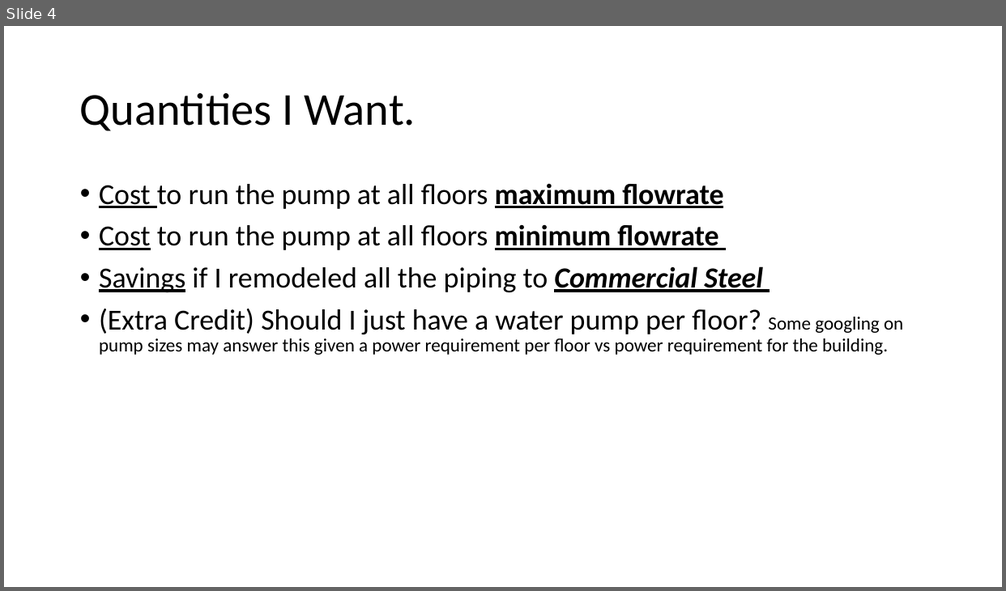
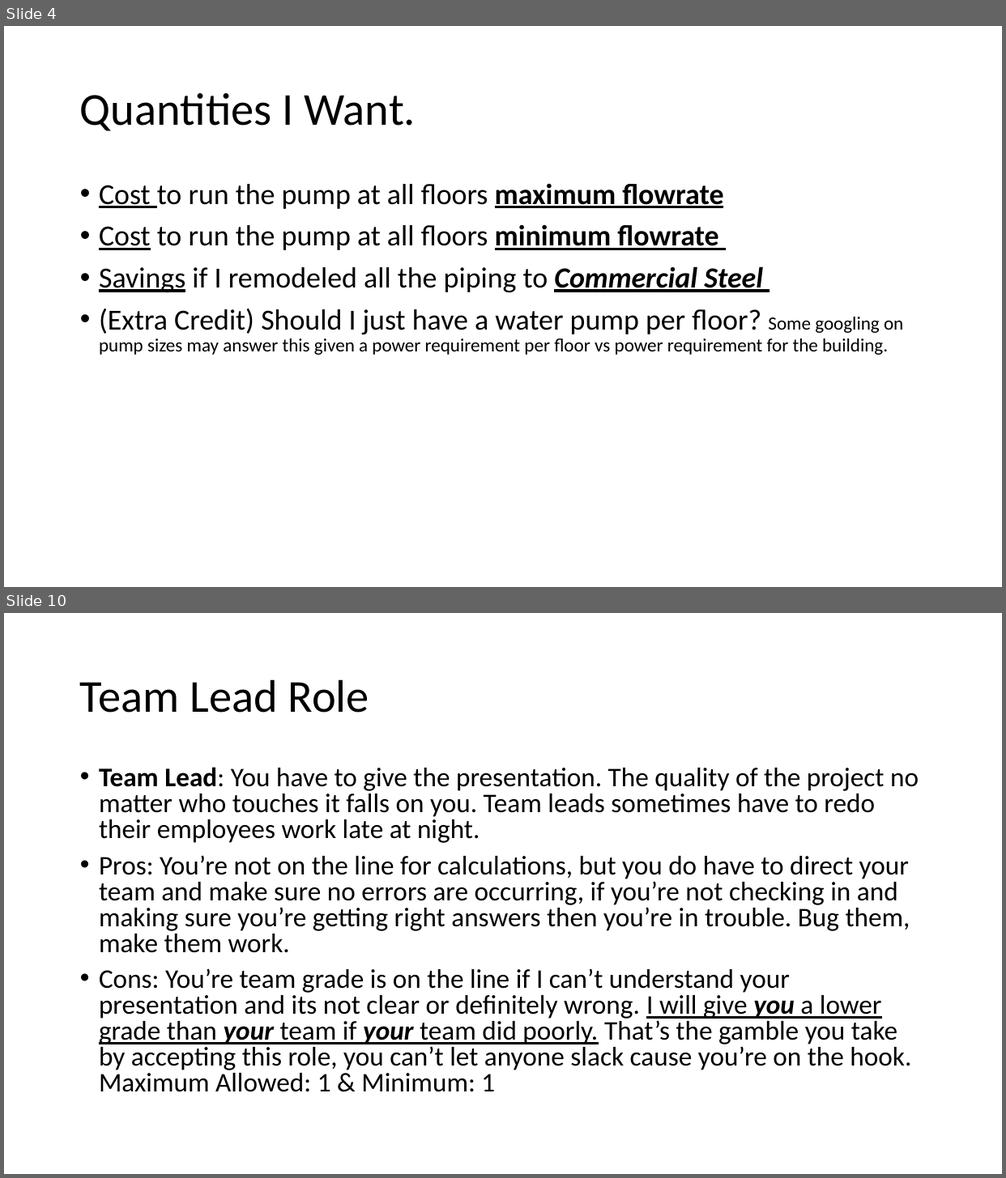
Before and after one commit to smohler/ME322-S20, a slide deck: projects/Project-1.pptx. Shown one above the other, each under a label of ours: slide 4 before the commit, slides 4 and 10 after it; the slides between them are not shown. The pictures are 1006x591 and 1006x1178 pixels, drawn with LibreOffice and Linux fonts; fonts in the diff are those of the drawing. Boxes give left, top, right and bottom in pixels: in the first picture for what was removed or moved away, otherwise in the second. Text is boxed around its words. In the diff, an @@ line names an element or a change of style, - is before the commit and + after.

Commit message:
updated project grade rubric/rules

```diff
--- a/projects/Project-1.pptx
+++ b/projects/Project-1.pptx
@@ slide 10 added at (4,613,1002,1174), background #FFFFFF @@
@@ title added at (80,679,369,713), 44 pt, text #000000 @@
+Team Lead Role
@@ text added at (99,767,918,1093), 25.9 pt, text #000000 @@
+• Team Lead: You have to give the presentation. The quality of the project no matter who touches it falls on you. Team leads sometimes have to redo their employees work late at night.
+• Pros: You’re not on the line for calculations, but you do have to direct your team and make sure no errors are occurring, if you’re not checking in and making sure you’re getting right answers then you’re in trouble. Bug them, make them work.
+• Cons: You’re team grade is on the line if I can’t understand your presentation and its not clear or definitely wrong. I will give you a lower grade than your team if your team did poorly. That’s the gamble you take by accepting this role, you can’t let anyone slack cause you’re on the hook. Maximum Allowed: 1 & Minimum: 1
```
Also in this commit, not shown: 2 slides changed, 6 other slides added, 1 other file.
